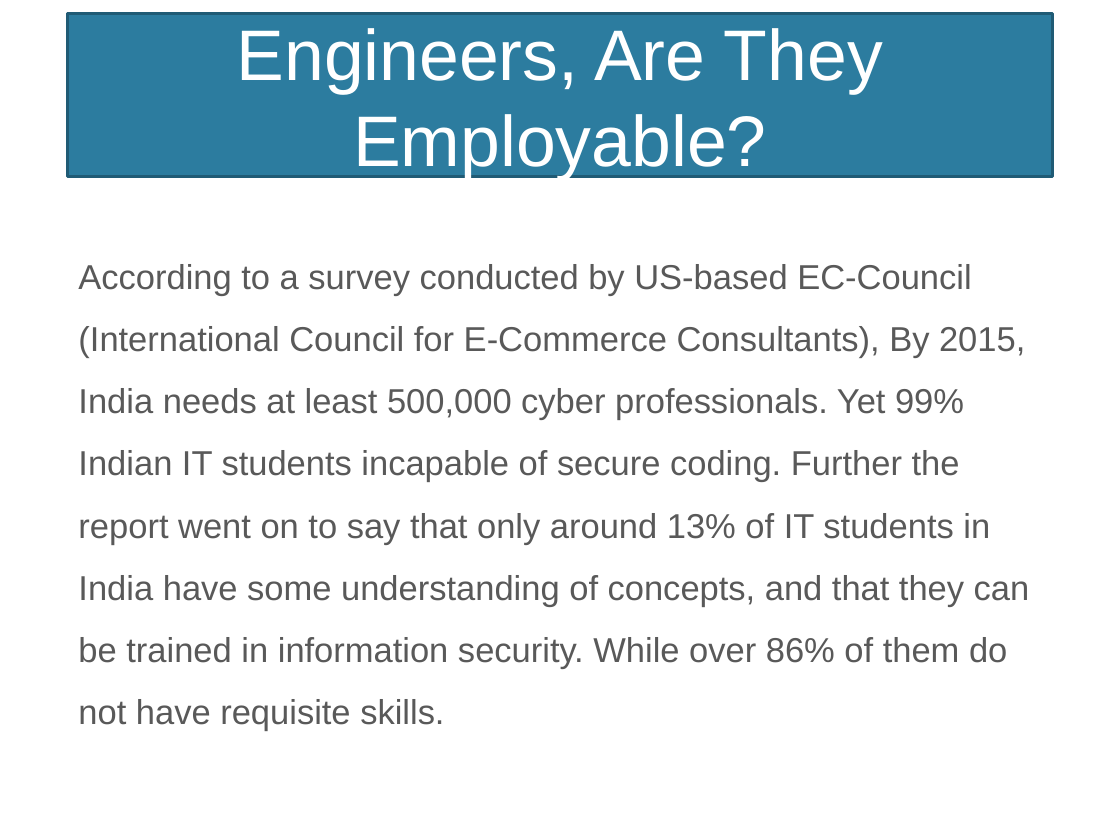
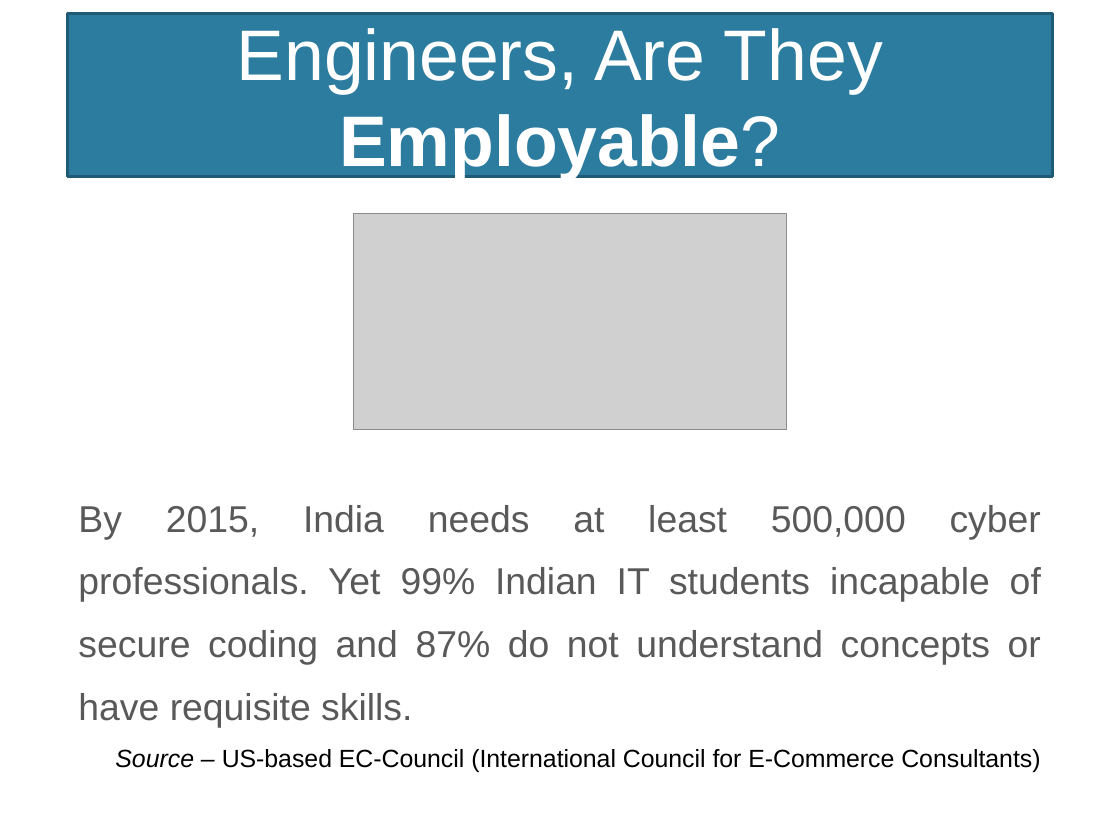
Before and after one commit to NarayanMahadevan/MakeTechEzResources, a slide deck: slide 4 of Documents/MakeTechEzTrainingProgramme.pptx (slide 3 before the commit). Drawn at 1120x840 pixels with LibreOffice and Linux fonts; fonts in the diff are those of the drawing; grey boxes stand for pictures; background and template pictures are left out. Boxes give left, top, right and bottom in pixels: in the first picture for what was removed or moved away, otherwise in the second. Text is boxed around its words. In the diff, an @@ line names an element or a change of style, - is before the commit and + after.

```diff
--- a/Documents/MakeTechEzTrainingProgramme.pptx
+++ b/Documents/MakeTechEzTrainingProgramme.pptx
@@ title "Engineers, Are They Employable?" at (67,13,1053,177): bold on in "Employable?" @@
@@ picture added at (354,214,786,430) @@
@@ text at (78,505,1041,727): text changed; size 22.2 to 24 pt @@
-According to a survey conducted by US-based EC-Council (International Council for E-Commerce Consultants), By 2015, India needs at least 500,000 cyber professionals. Yet 99% Indian IT students incapable of secure coding. Further the report went on to say that only around 13% of IT students in India have some understanding of concepts, and that they can be trained in information security. While over 86% of them do not have requisite skills.
+By 2015, India needs at least 500,000 cyber professionals. Yet 99% Indian IT students incapable of secure coding and 87% do not understand concepts or have requisite skills.
@@ text added at (115,749,1040,772), 16 pt, text #000000 @@
+Source – US-based EC-Council (International Council for E-Commerce Consultants)
```
Also in this commit, not shown: 10 other slides changed, 15 slides added, 7 slides removed, 17 other files.
